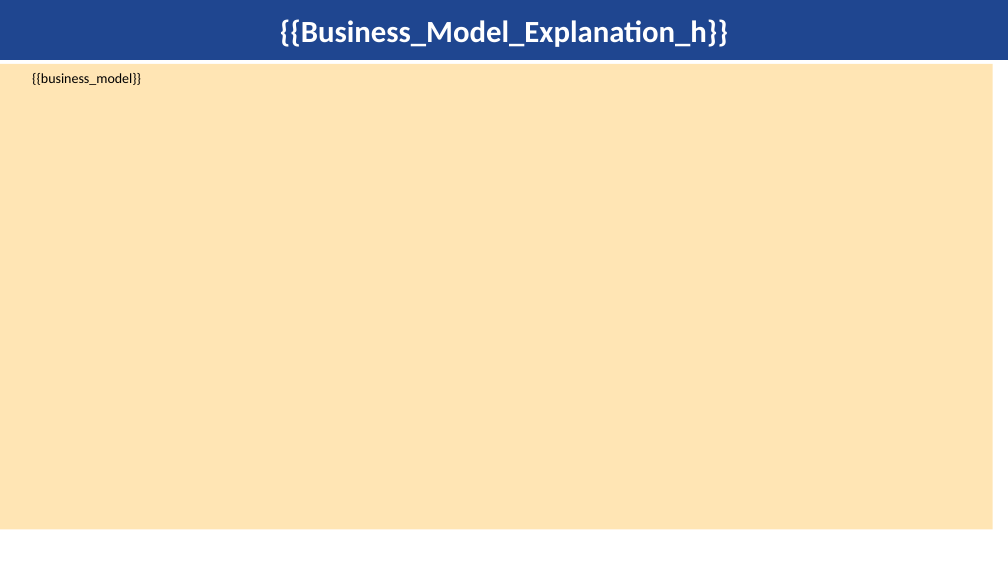
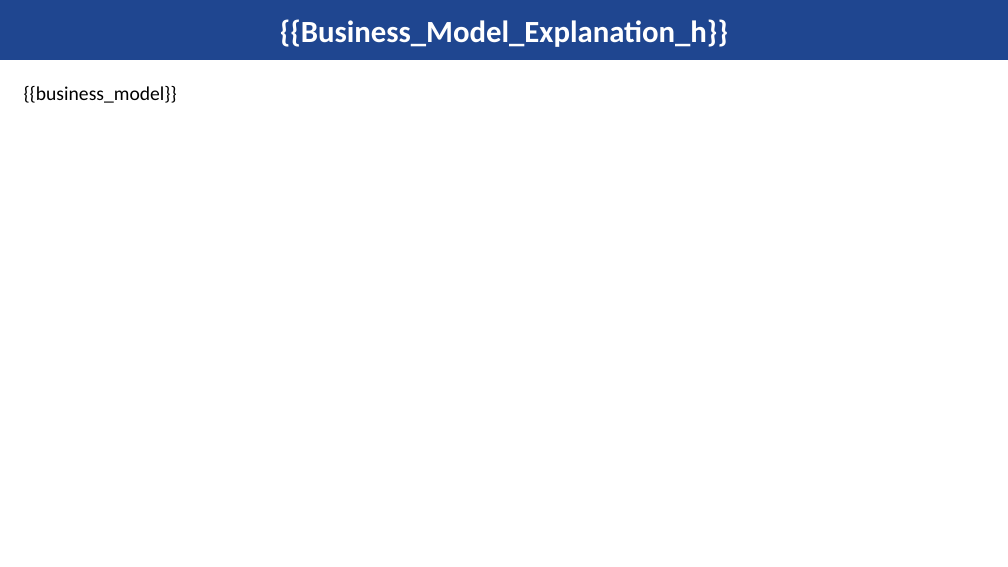
Before and after one commit to kishanyash/fluffy-lamp, a slide deck: slide 4 of master_template.pptx. Drawn at 1008x567 pixels with LibreOffice and Linux fonts; fonts in the diff are those of the drawing; background and template pictures are left out. Boxes give left, top, right and bottom in pixels: in the first picture for what was removed or moved away, otherwise in the second. Text is boxed around its words. In the diff, an @@ line names an element or a change of style, - is before the commit and + after.

```diff
--- a/master_template.pptx
+++ b/master_template.pptx
@@ text "{{business_model}}": place and size @@
-text "{{business_model}}" at (0, 64, 993, 529)
+text "{{business_model}}" at (24, 86, 177, 103)
@@ text "{{business_model}}" at (24, 86, 177, 103): size 10 to 14 pt; alignment justified to left; indent changed; vertical alignment middle to top; fill #FFE5B4 to none @@
```
Also in this commit, not shown: 10 other slides changed, 1 slide added.
